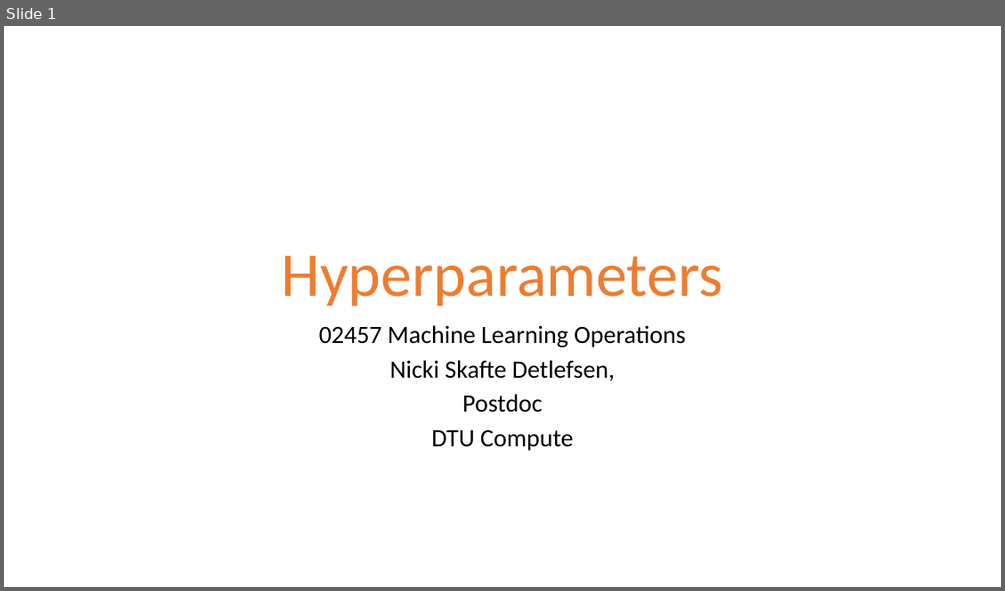
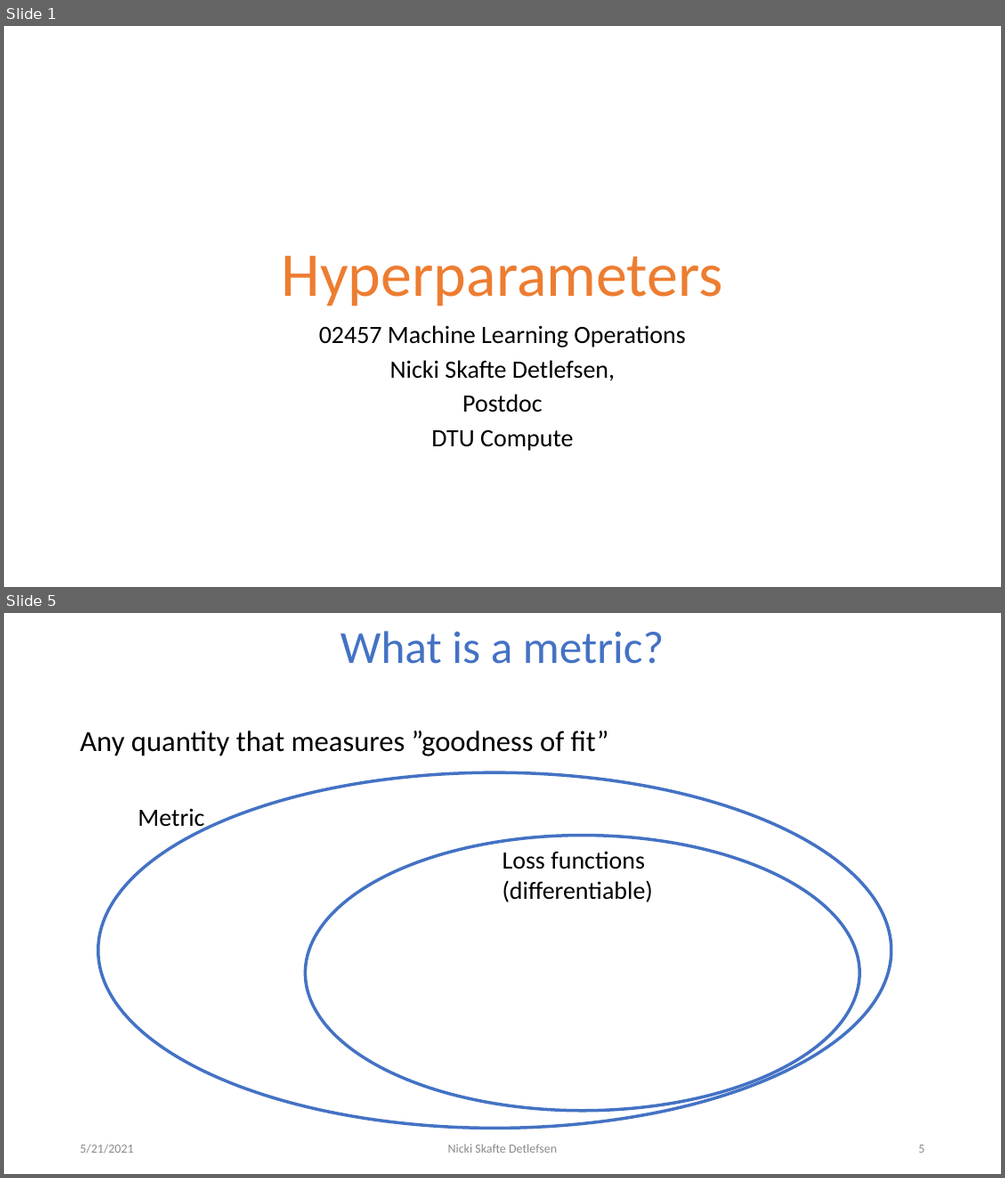
Before and after one commit to DeepEasterbunny/dtu_mlops, a slide deck: 09_crossvalidation_at_scale/Hyperparameters.pptx. Shown one above the other, each under a label of ours: slide 1 before the commit, slides 1 and 5 after it; the slides between them are not shown. The pictures are 1005x591 and 1005x1178 pixels, drawn with LibreOffice and Linux fonts; fonts in the diff are those of the drawing; background and template pictures are left out. Boxes give left, top, right and bottom in pixels: in the first picture for what was removed or moved away, otherwise in the second. Text is boxed around its words. In the diff, an @@ line names an element or a change of style, - is before the commit and + after.

```diff
--- a/09_crossvalidation_at_scale/Hyperparameters.pptx
+++ b/09_crossvalidation_at_scale/Hyperparameters.pptx
@@ slide 5 added at [4, 613, 1001, 1174], background #FFFFFF @@
@@ title added at [340, 631, 663, 664], 44 pt, text #4472C4 @@
+What is a metric?
@@ text added at [80, 730, 609, 756], 28 pt, text #000000 @@
+Any quantity that measures ”goodness of fit”
@@ ellipse added at [98, 772, 891, 1127], outline #4472C4 3 pt @@
@@ text added at [138, 808, 204, 832], 24 pt, text #000000 @@
+Metric
@@ ellipse added at [306, 835, 859, 1111], outline #4472C4 3 pt @@
@@ text added at [502, 851, 653, 902], 24 pt, text #000000 @@
+Loss functions
+(differentiable)
@@ text added at [80, 1143, 133, 1153], 12 pt, text #8C8C8C @@
+5/21/2021
@@ text added at [448, 1143, 557, 1152], 12 pt, text #8C8C8C @@
+Nicki Skafte Detlefsen
@@ page number added at [918, 1144, 924, 1152], 12 pt, text #8C8C8C @@
+5
```
Also in this commit, not shown: 7 slides changed, 6 other slides added, 2 other files.
